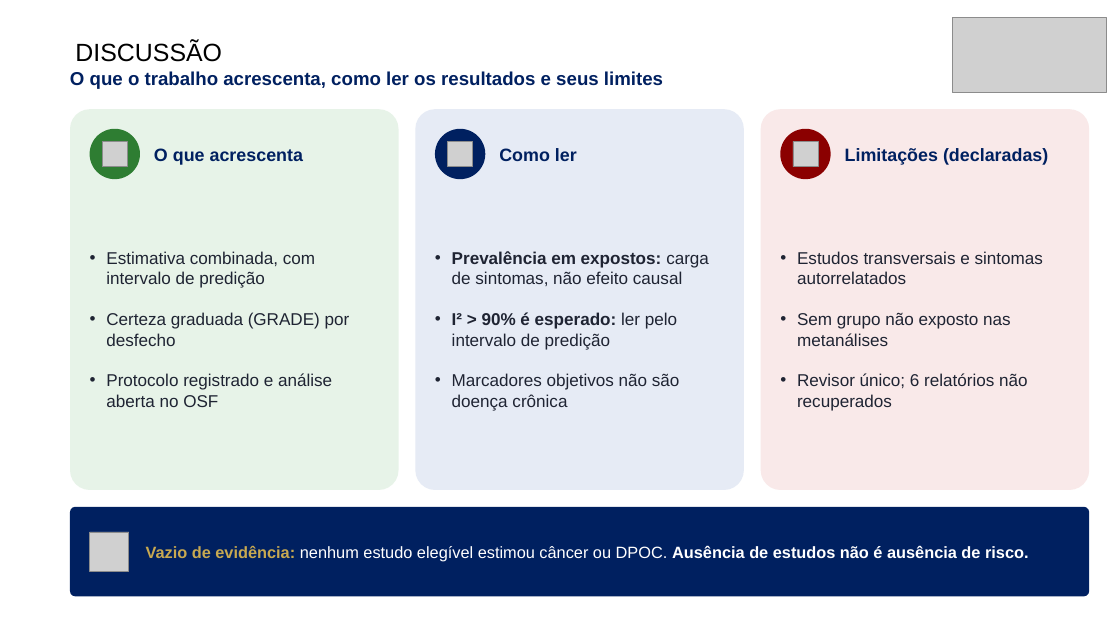
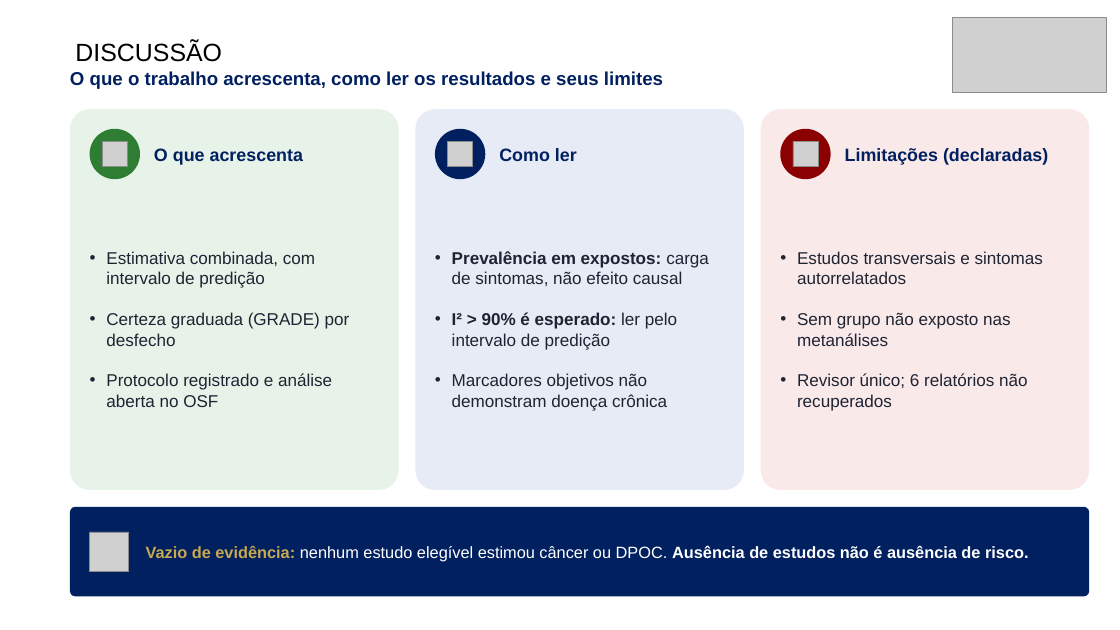
Before and after one commit to ravibuzz/IC-fumaca, a slide deck: slide 10 of apresentacao/SEMICA_Fumaca_Cirurgica_Baccaro_ENXUTA.pptx. Drawn at 1120x630 pixels with LibreOffice and Linux fonts; fonts in the diff are those of the drawing; grey boxes stand for pictures; background and template pictures are left out. Boxes give left, top, right and bottom in pixels: in the first picture for what was removed or moved away, otherwise in the second. Text is boxed around its words. In the diff, an @@ line names an element or a change of style, - is before the commit and + after.

```diff
--- a/apresentacao/SEMICA_Fumaca_Cirurgica_Baccaro_ENXUTA.pptx
+++ b/apresentacao/SEMICA_Fumaca_Cirurgica_Baccaro_ENXUTA.pptx
@@ text at (452,373,667,411): text changed @@
-• Marcadores objetivos não são doença crônica
+• Marcadores objetivos não demonstram doença crônica
```
Also in this commit, not shown: 6 other slides changed, 4 other files.
